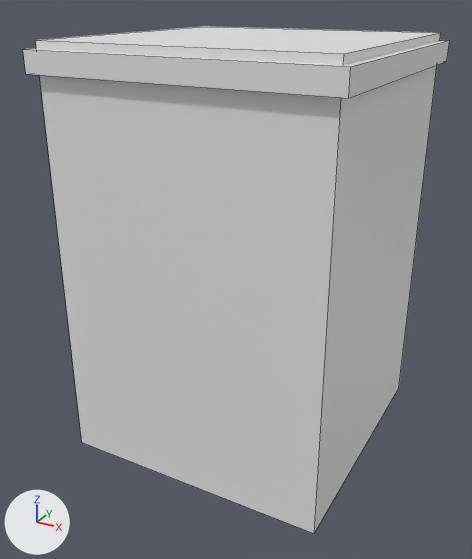
Two versions of the FBX model Assets/3D/Vegetation/Gedung_1.fbx, one commit apart.
Before and after are seen from a 50 mm camera at (16.29, -32.46, 14.72) aimed at (6.45, -14.57, 5.78). The axes (+X, +Y, +Z) are drawn at lower left. The lights are the same throughout. Mesh edges are drawn as thin lines.

Script lines for the objects in view, before the commit:
```python
me_gedung = bpy.data.meshes.new('Gedung')
me_gedung.from_pydata(...)  # 16 vertices, 11 faces; spans x -4.72..4.72, y -4.72..4.72, z 0.0..13.53
# before: 1 (-4.46, -4.46, 13.53) at pixel (35, 40), 3 (-4.46, 4.46, 13.53) at pixel (204, 26), 5 (4.46, -4.46, 13.53) at pixel (344, 53), 7 (4.46, 4.46, 13.53) at pixel (440, 32), 8 (-4.72, -4.72, 12.64) at pixel (25, 74)
# before: 9 (-4.72, -4.72, 13.29) at pixel (22, 49), 10 (-4.72, 4.72, 12.64), 11 (-4.72, 4.72, 13.29), 12 (4.72, -4.72, 12.64) at pixel (348, 98), 13 (4.72, -4.72, 13.29) at pixel (350, 66)
# before: 14 (4.72, 4.72, 12.64) at pixel (446, 61), 15 (4.72, 4.72, 13.29) at pixel (449, 40)
ob_gedung = bpy.data.objects.new('Gedung', me_gedung)
ob_gedung.location = (6.73, -13.92, 0.0)
```
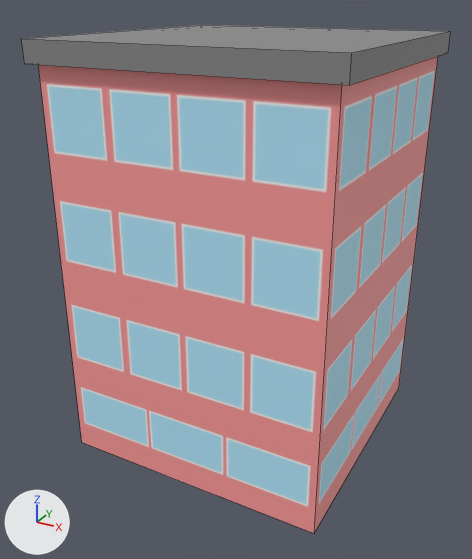
The change, as a diff of the scene's bpy script:
```diff
--- a/Assets/3D/Vegetation/Gedung_1.fbx.py
+++ b/Assets/3D/Vegetation/Gedung_1.fbx.py
@@ img_gedung_texture_png @@
+img_gedung_texture_png = load_image('Gedung_Texture.png', 'Gedung_Texture.png', 2048, 2048, 'sRGB')
@@ mat_gedung_mat @@
+mat_gedung_mat = principled_material('Gedung_Mat')
+mat_gedung_mat.texture = img_gedung_texture_png
@@ me_gedung @@
 # used by ob_gedung; location = (6.73, -13.92, 0.0)
 # verts and faces of me_gedung; kept vertices keep their numbers, new ones are numbered from 16
-me_gedung.from_pydata(...)  # 16 vertices, 11 faces; spans x -4.72..4.72, y -4.72..4.72, z 0.0..13.53
+me_gedung.from_pydata(...)  # 16 vertices, 10 faces; spans x -4.72..4.72, y -4.72..4.72, z 0.0..13.57
+# me_gedung part 1
+delete_faces([(1, 5, 7, 3)])
+for i in [8, 10, 12, 14]: verts[i] += (0.0, 0.0, 0.27)
+for i in [9, 11, 13, 15]: verts[i] += (0.0, 0.0, 0.28)
+# me_gedung part 2: 10 faces spanning x -4.72..4.72, y -4.72..4.72, z 0.0..13.57 switch from no material to mat_gedung_mat (picture img_gedung_texture_png)
```

Pixel boxes (x1, y1, x2, y2) of what changed, in the pictures (472 x 559 px):
'Gedung', reshaped: before (23, 26, 449, 534); after (22, 25, 451, 534)
part 1 of me_gedung, cut back: before (23, 26, 449, 98); after (22, 25, 451, 85)
part 2 of me_gedung, recoloured: (40, 65, 437, 534) in both
